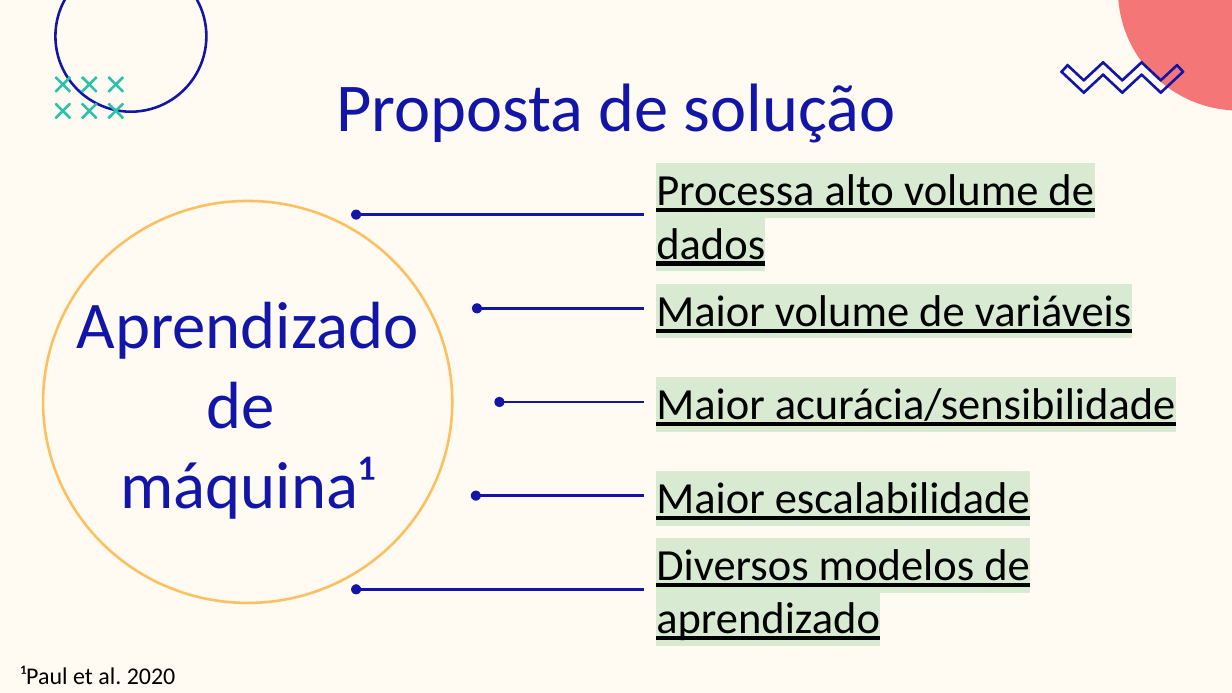
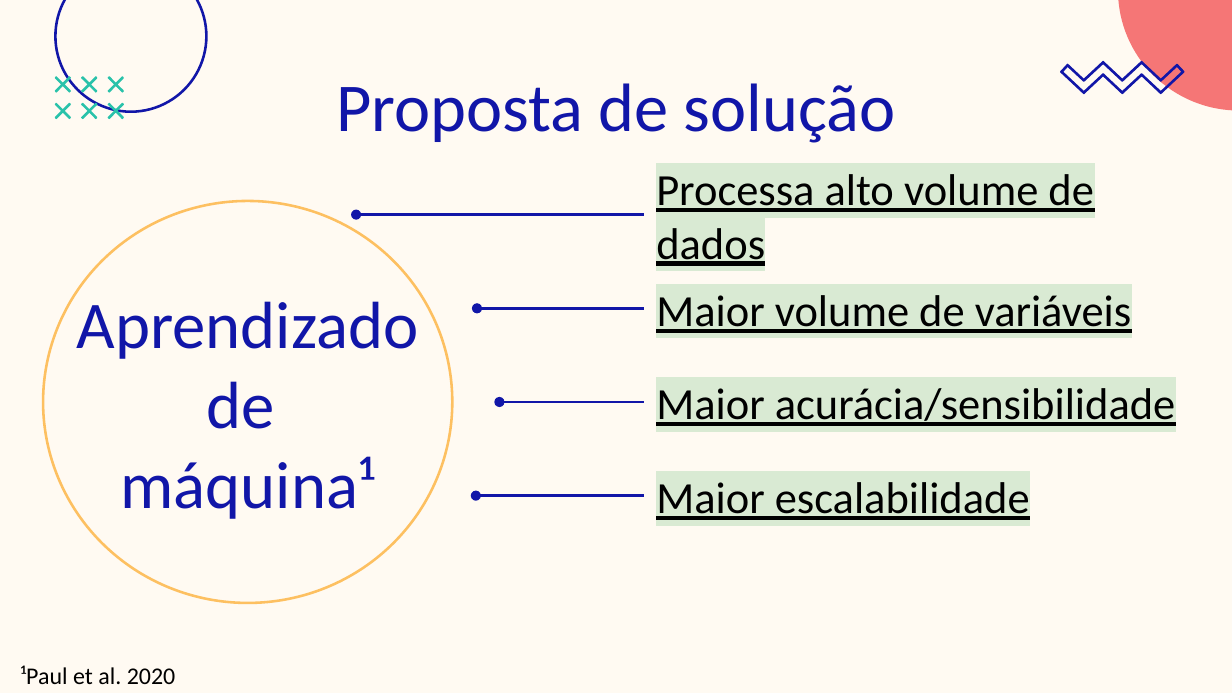
Before and after one commit to jpaulopd/IFB, a slide deck: slide 6 of artigoConclucaoCurso/apresentacaoTccFinal.pptx. Drawn at 1232x693 pixels with LibreOffice and Linux fonts; fonts in the diff are those of the drawing; background and template pictures are left out. Boxes give left, top, right and bottom in pixels: in the first picture for what was removed or moved away, otherwise in the second. Text is boxed around its words. In the diff, an @@ line names an element or a change of style, - is before the commit and + after.

```diff
--- a/artigoConclucaoCurso/apresentacaoTccFinal.pptx
+++ b/artigoConclucaoCurso/apresentacaoTccFinal.pptx
@@ text removed at [656,549,1030,641] @@
-Diversos modelos de aprendizado
@@ arrow removed from (644, 589) to (356, 589) @@
```
Also in this commit, not shown: 5 other slides changed, 3 slides added, 1 slide removed, 1 other file.
